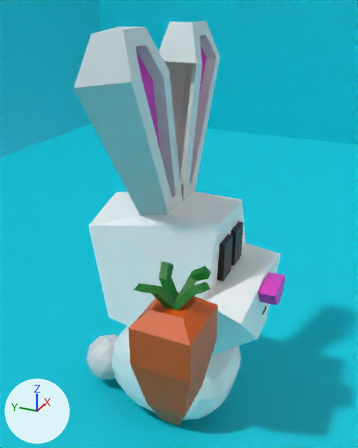
Two versions of the glTF model bunny/src/static/models/bunny.glb, one commit apart.
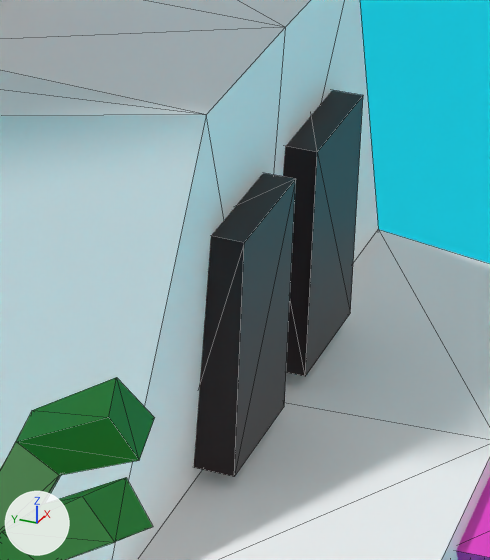
The first picture shows the older version from a 50 mm camera at (-6.59, -2.88, 6.98) aimed at (-0.22, -0.02, 3.8). The close-ups show both versions on the part from 52% to 73% of the width and 46% to 66% of the height of that picture; other places that the commit changed are outside them. The axes (+X, +Y, +Z) are drawn at lower left. The lights are the same throughout. The close-ups show mesh edges as thin lines. Where no turn or scale is listed for an object, it has been applied to the vertices. Vertices at the same position are counted once.

In view in the first close-up: 'carrot', 'eyes', 'floor', 'head'.
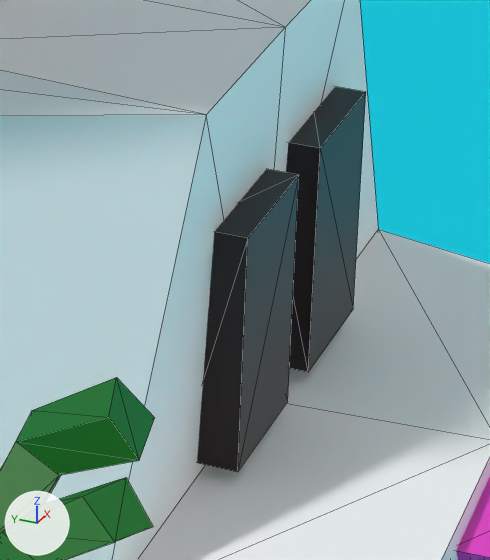
Where the change shows, as pixel boxes (x1, y1, x2, y2) in the close-ups (490 x 560 px):
'eyes', moved: before (194, 90, 363, 476); after (197, 87, 366, 472)

Diff of the bpy script that builds the scene:
```diff
--- a/bunny/src/static/models/bunny.glb.py
+++ b/bunny/src/static/models/bunny.glb.py
@@ me_cube @@
 me_cube.from_pydata(...)  # 16 vertices, 24 faces; spans x -0.703..0.181, y -0.074..0.074, z -0.306..0.306
 # used by ob_eyes; location = (0.261, -0.769, 3.405)
+# me_cube part 1: the whole mesh is moved by (0.264, 0.0, 0.0)
 me_cube.materials.append(mat_eyes)
@@ ob_eyes @@
 ob_eyes = bpy.data.objects.new('eyes', me_cube)
-ob_eyes.location = (0.261, -0.769, 3.405)
+ob_eyes.location = (0.02, -0.769, 3.405)
```
